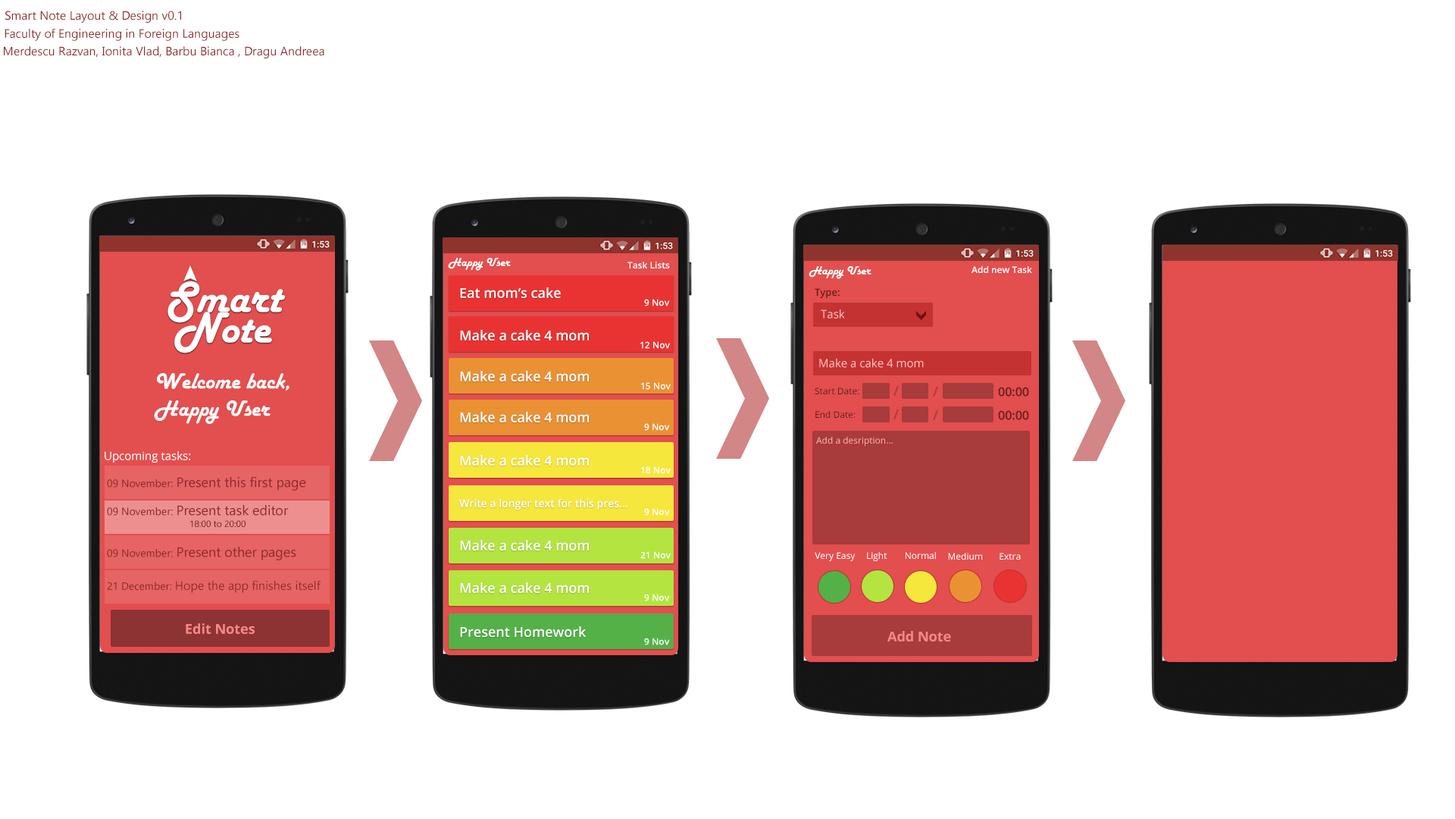
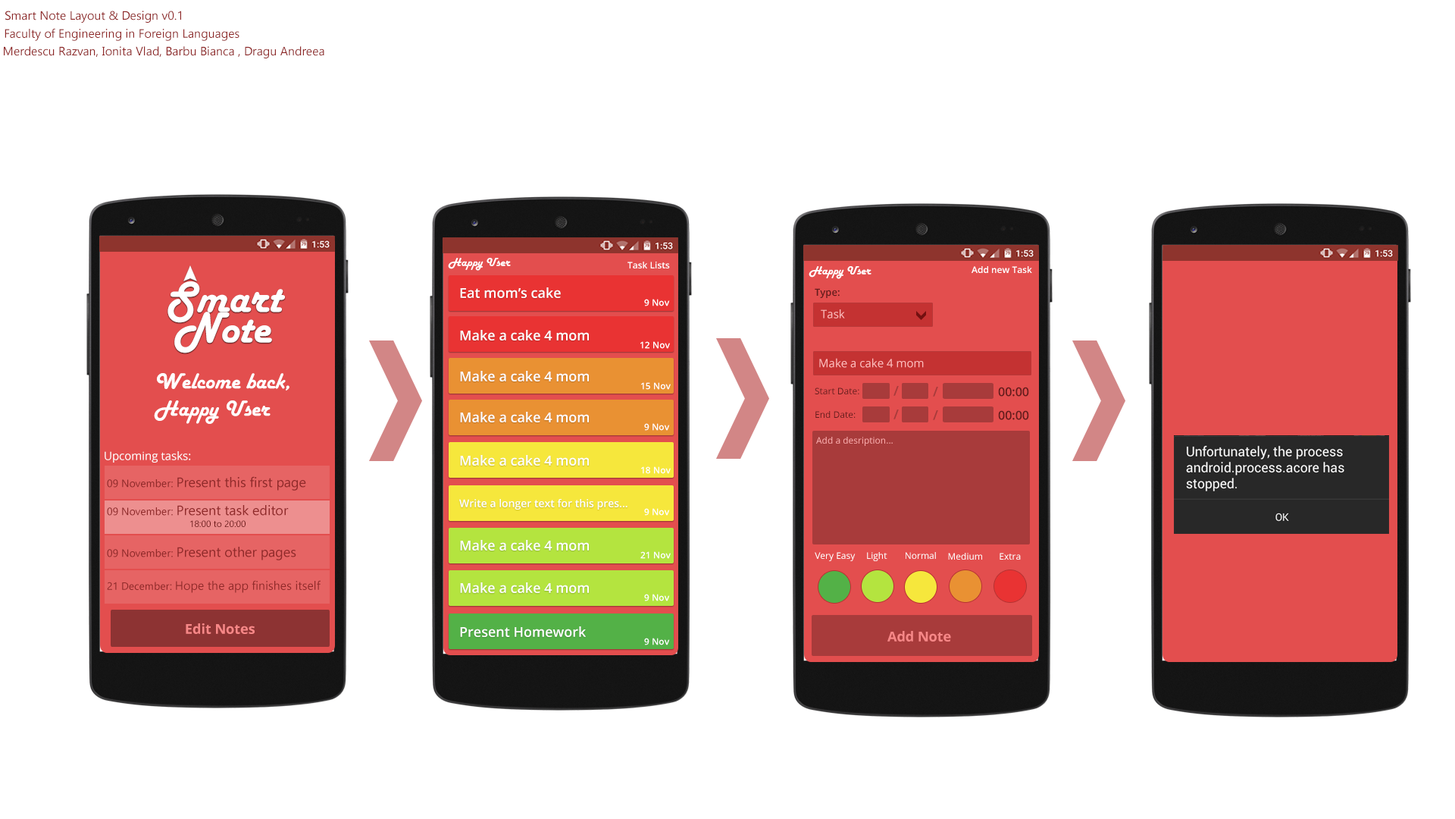
Two versions of the same layered image (w=1455, h=819). Layer-by-layer changes:
added layer "Layer 11" above "Welcome Page copy 3" over <box>1174,435,1390,534</box>
